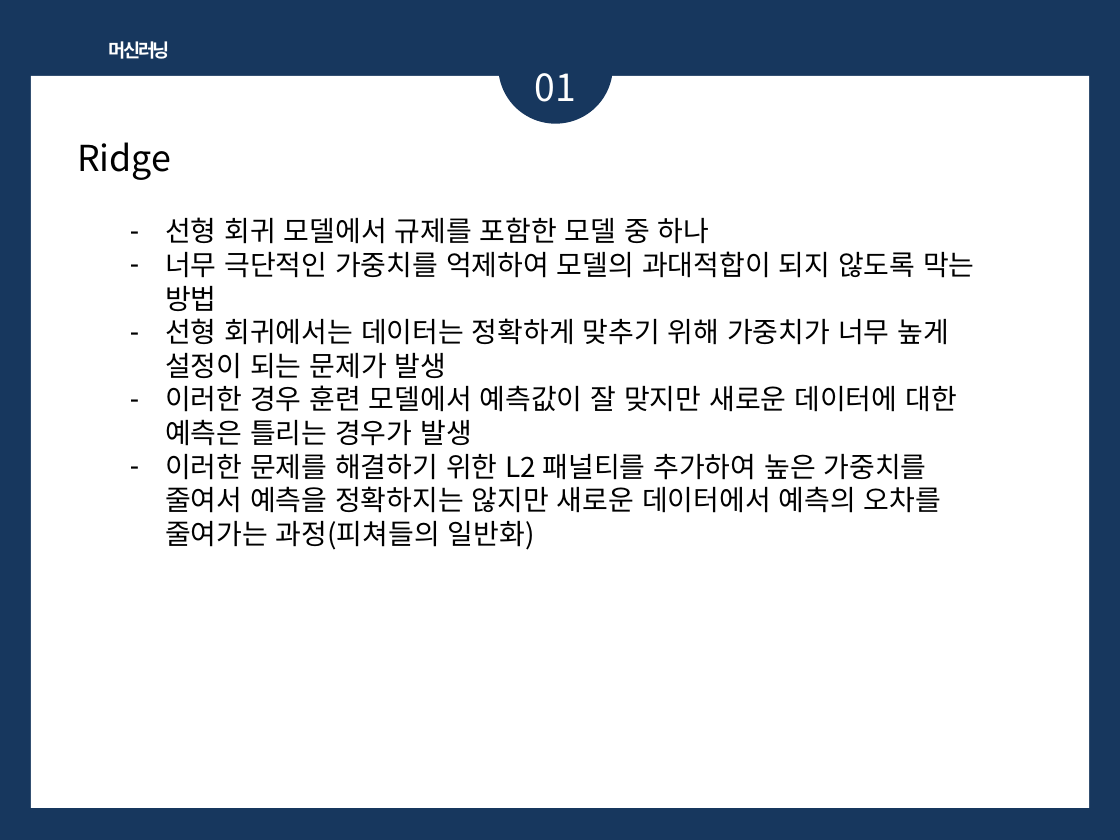
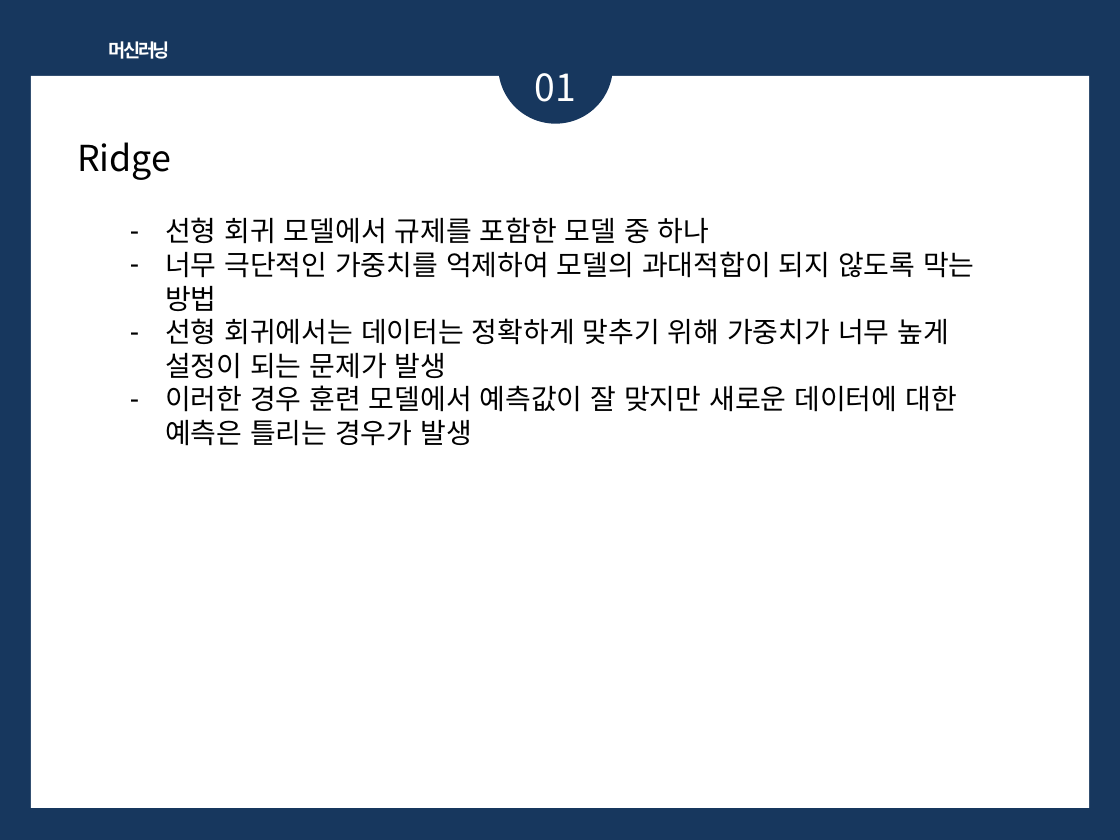
Before and after one commit to bsmoon-86/multicam_2025, a slide deck: slide 18 of PPT/머신러닝.pptx (slide 14 before the commit). Drawn at 1120x840 pixels with LibreOffice and Linux fonts; fonts in the diff are those of the drawing. Boxes give left, top, right and bottom in pixels: in the first picture for what was removed or moved away, otherwise in the second. Text is boxed around its words. In the diff, an @@ line names an element or a change of style, - is before the commit and + after.

```diff
--- a/PPT/머신러닝.pptx
+++ b/PPT/머신러닝.pptx
@@ text at box(165, 454, 941, 550): paragraph removed @@
-– 이러한 문제를 해결하기 위한 L2 패널티를 추가하여 높은 가중치를 줄여서 예측을 정확하지는 않지만 새로운 데이터에서 예측의 오차를 줄여가는 과정(피쳐들의 일반화)
```
Also in this commit, not shown: 5 other slides changed, 4 slides added, 10 other files.
